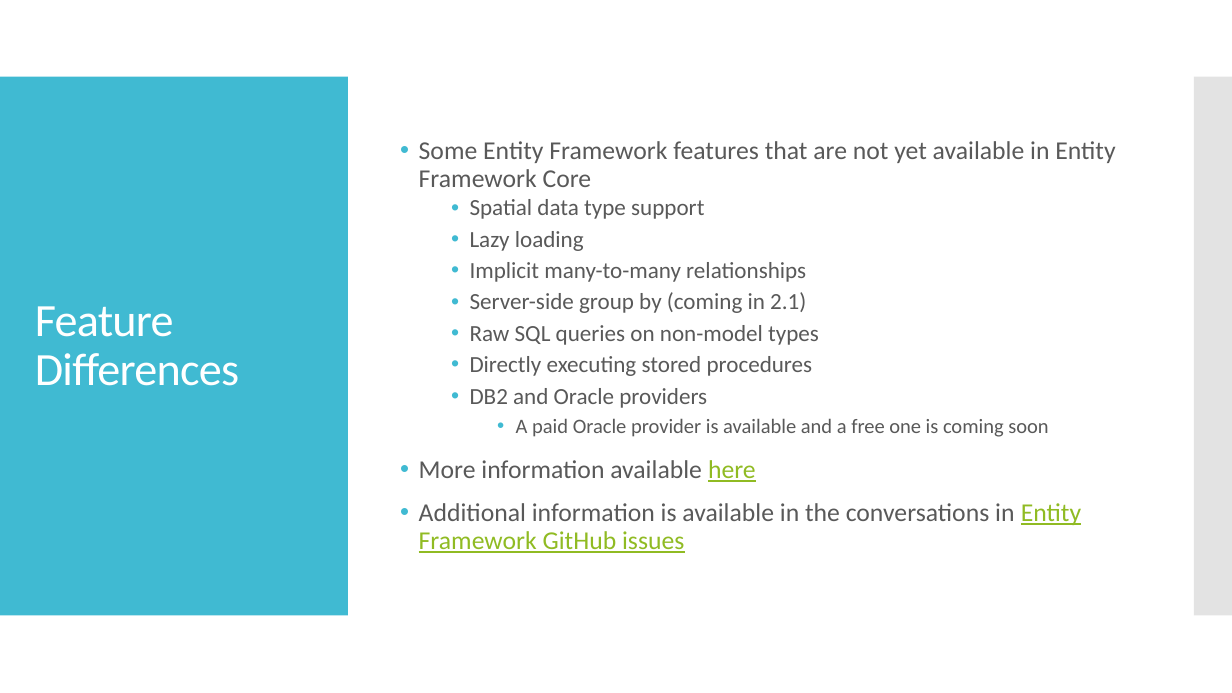
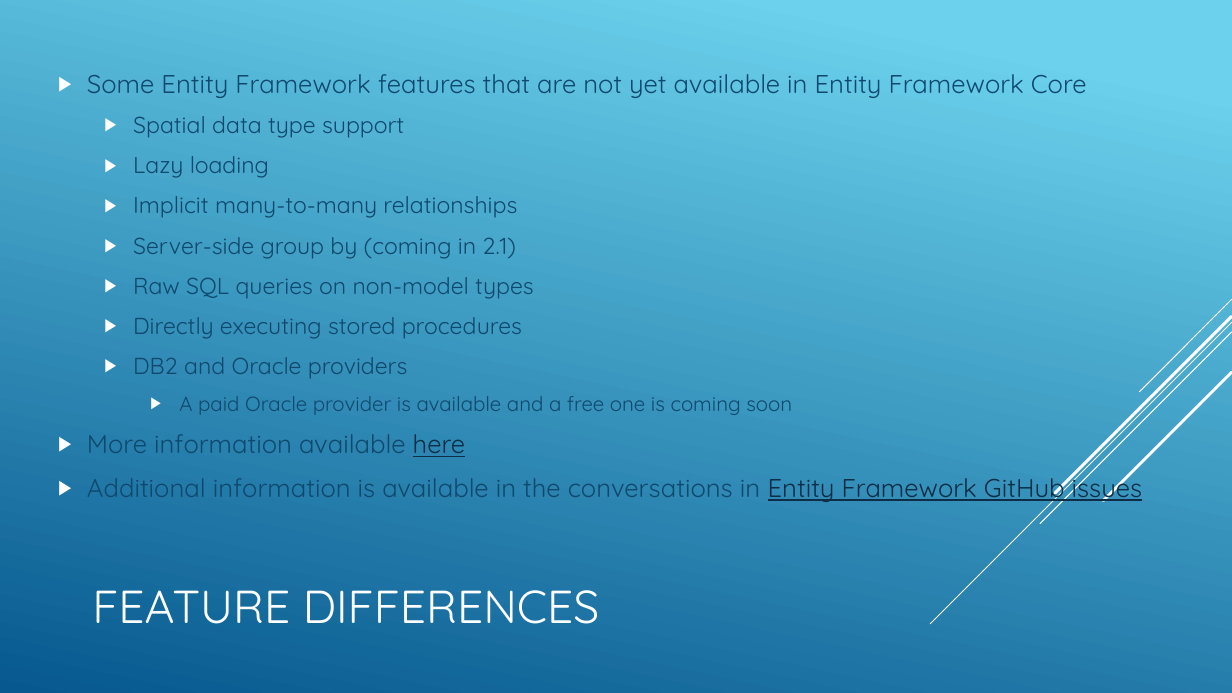
Before and after one commit to mjrousos/aspnetcore-workshop, a slide deck: slide 3 of Slides/EF6 vs EFCore.pptx. Drawn at 1232x693 pixels with LibreOffice and Linux fonts; fonts in the diff are those of the drawing. Boxes give left, top, right and bottom in pixels: in the first picture for what was removed or moved away, otherwise in the second. Text is boxed around its words. In the diff, an @@ line names an element or a change of style, - is before the commit and + after.

Commit message:
Update EF slides to match the style of other decks

```diff
--- a/Slides/EF6 vs EFCore.pptx
+++ b/Slides/EF6 vs EFCore.pptx
@@ background #FFFFFF to gradient #6ED2EB to #06588E @@
@@ text "Some Entity Framework features that ...": place and size @@
-text "Some Entity Framework features that ..." at [419,141,1115,553]
+text "Some Entity Framework features that ..." at [87,74,1143,504]
@@ text "Some Entity Framework features that ..." at [87,74,1143,504]: font Calibri to Quicksand, text colour #595959 to #0F496F; text colour #90BB23 to #0D2E46 in "here", "Entity Framework GitHub issues"; bullet • to ▶; line spacing 0.9 to 1; less space between paragraphs; bullet colour #40BAD2 to #FFFFFF; more space between paragraphs @@
@@ rectangle removed at [0,77,348,616] @@
@@ rectangle removed at [1194,77,1232,616] @@
@@ group added at [931,299,1232,624]: 5 lines @@
@@ title at [92,590,600,624]: text changed; font Calibri to Quicksand @@
-Feature Differences
+FEATURE DIFFERENCES
```
Also in this commit, not shown: 2 other slides changed.
